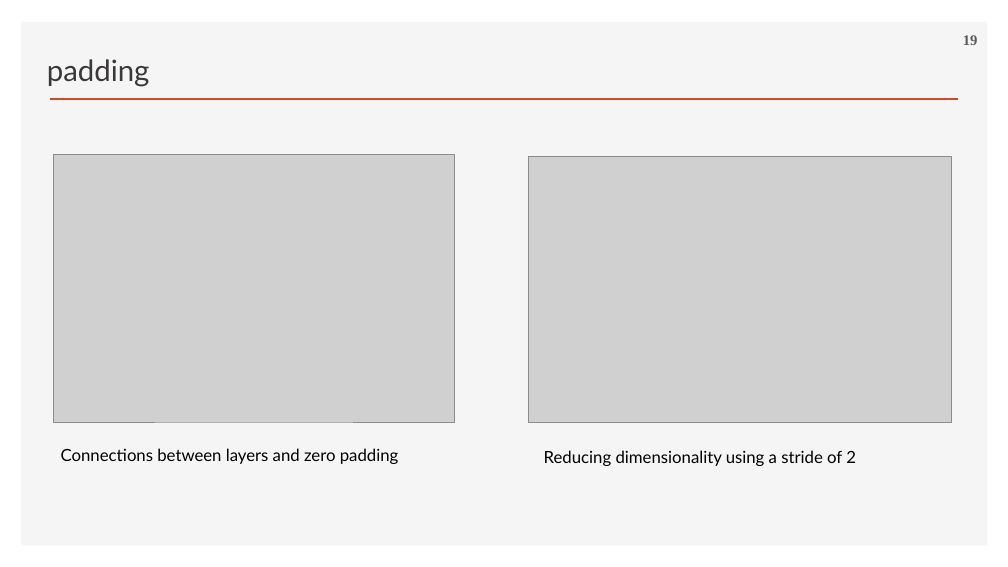
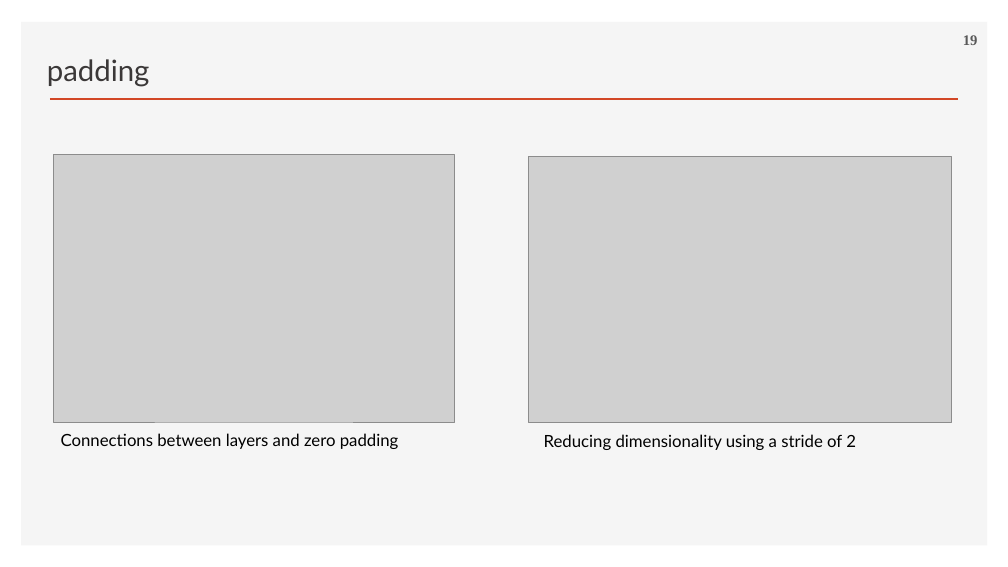
Before and after one commit to ancestor9/2026_Fall_Deep-Learning-with-Python, a slide deck: slide 19 of Chapter 08 Image Classification.pptx. Drawn at 1008x567 pixels with LibreOffice and Linux fonts; fonts in the diff are those of the drawing; grey boxes stand for pictures; background and template pictures are left out. Boxes give left, top, right and bottom in pixels: in the first picture for what was removed or moved away, otherwise in the second. Text is boxed around its words. In the diff, an @@ line names an element or a change of style, - is before the commit and + after.

```diff
--- a/Chapter 08 Image Classification.pptx
+++ b/Chapter 08 Image Classification.pptx
@@ text "Connections between layers and zero ...": place and size @@
-text "Connections between layers and zero ..." at box(61, 448, 399, 464)
+text "Connections between layers and zero ..." at box(61, 433, 399, 449)
@@ text "Reducing dimensionality using a stride ...": place and size @@
-text "Reducing dimensionality using a stride ..." at box(544, 450, 856, 466)
+text "Reducing dimensionality using a stride ..." at box(544, 434, 856, 450)
```
Also in this commit, not shown: 17 other slides changed, 3 slides added.
